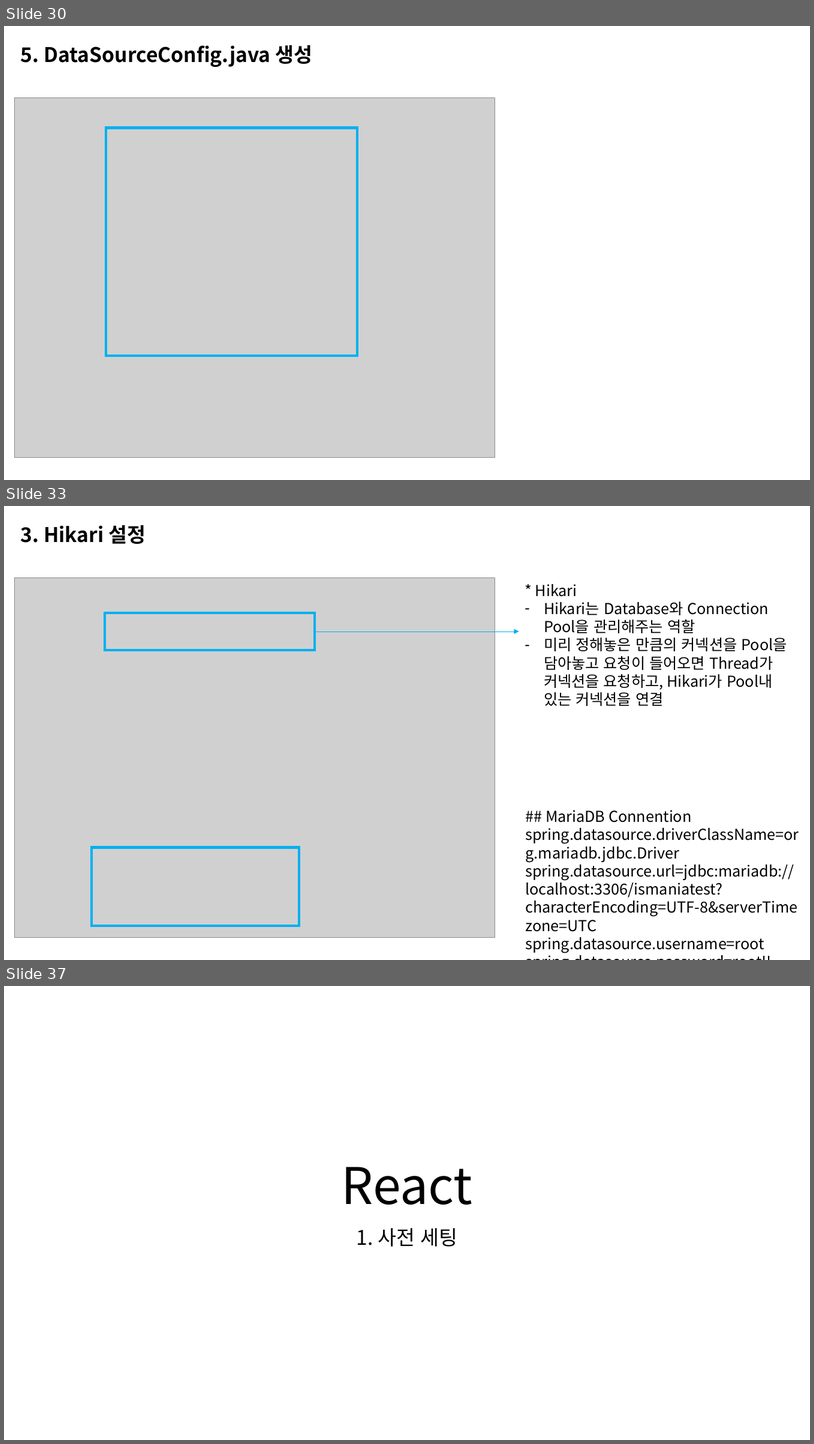
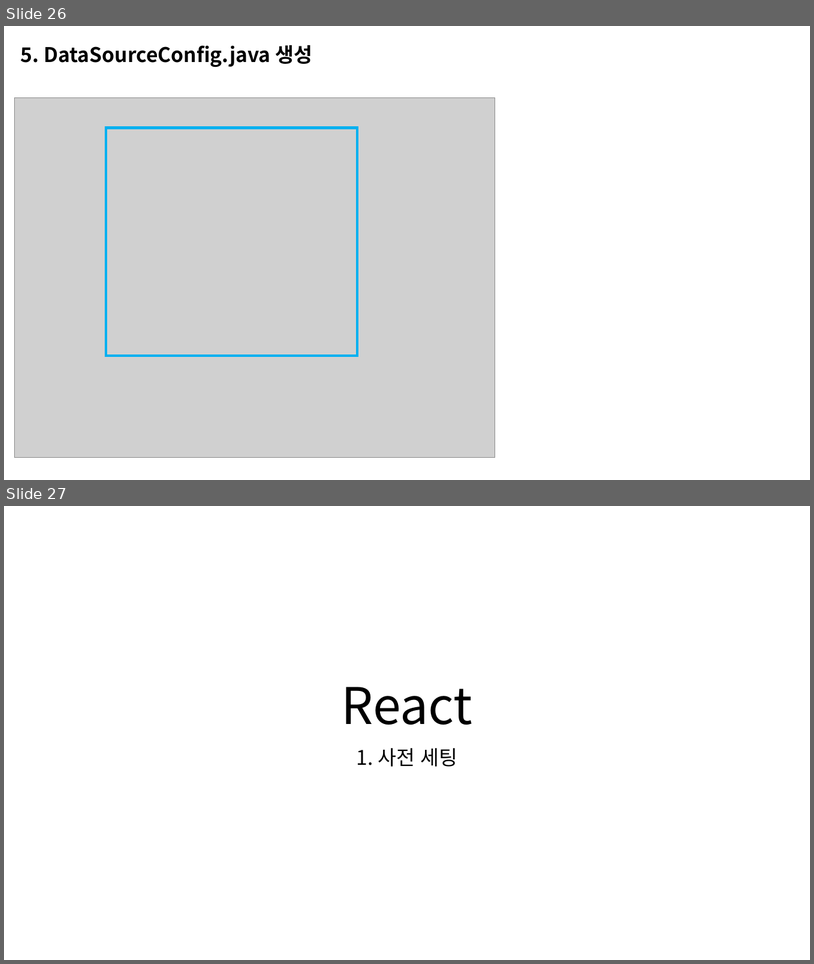
Before and after one commit to junni3h/insummnia, a slide deck: docs/스프링부트+리액트 정리.pptx. Shown one above the other, each under a label of ours: slides 30, 33 and 37 before the commit, slides 26 and 27 after it; the slides between them are not shown. The pictures are 814x1444 and 814x964 pixels, drawn with LibreOffice and Linux fonts; fonts in the diff are those of the drawing; grey boxes stand for pictures. Boxes give left, top, right and bottom in pixels: in the first picture for what was removed or moved away, otherwise in the second. Text is boxed around its words. In the diff, an @@ line names an element or a change of style, - is before the commit and + after.

```diff
--- a/docs/스프링부트+리액트 정리.pptx
+++ b/docs/스프링부트+리액트 정리.pptx
@@ slide 33 removed at box(4, 506, 810, 960), background #FFFFFF @@
@@ text removed at box(21, 525, 146, 544) @@
-3. Hikari 설정
@@ picture removed at box(15, 578, 495, 937) @@
@@ text removed at box(536, 584, 788, 706) @@
-* Hikari
-– Hikari는 Database와 Connection Pool을 관리해주는 역할
-– 미리 정해놓은 만큼의 커넥션을 Pool을 담아놓고 요청이 들어오면 Thread가 커넥션을 요청하고, Hikari가 Pool내 있는 커넥션을 연결
@@ rectangle removed at box(104, 612, 314, 650) @@
@@ arrow removed from (315, 631) to (519, 631) @@
@@ text removed at box(525, 810, 799, 952) @@
-## MariaDB Connention
-spring.datasource.driverClassName=org.mariadb.jdbc.Driver
-spring.datasource.url=jdbc:mariadb://localhost:3306/ismaniatest?characterEncoding=UTF-8&serverTimezone=UTC
-spring.datasource.username=root
-spring.datasource.password=root!!
@@ rectangle removed at box(92, 847, 300, 926) @@
@@ what was slide 30 is now slide 26 @@
@@ what was slide 37 is now slide 27 @@
```
Also in this commit, not shown: 3 slides changed, 9 other slides removed, 20 other files.
